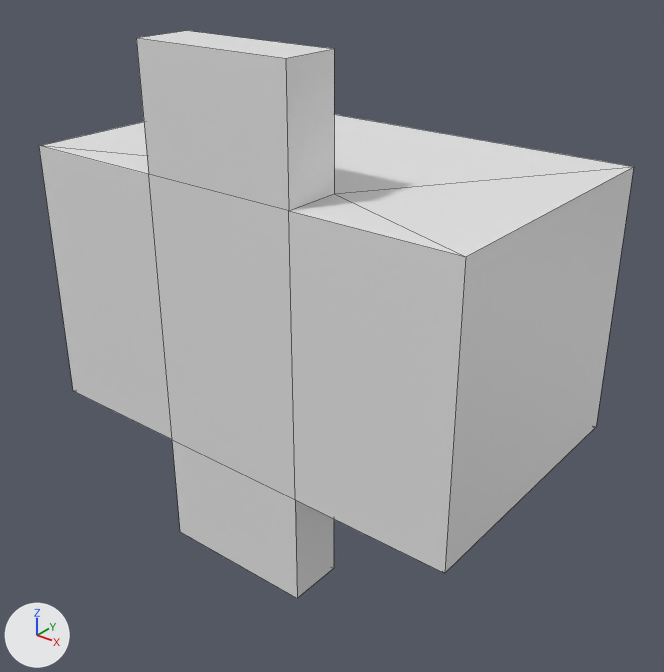
The OBJ model asset/T20_MoCap.obj: old version first, new version second.
One viewpoint serves both versions: a 50 mm lens placed at (56.9, -80.2, 45.0), pointed at (-4.0, -4.1, -2.2). Lighting does not change. The marker at lower left points along +X, +Y and +Z. The first picture is the older version. Mesh edges are drawn as thin lines. Where no turn or scale is listed for an object, it has been applied to the vertices. Vertices at exactly the same position are counted once.
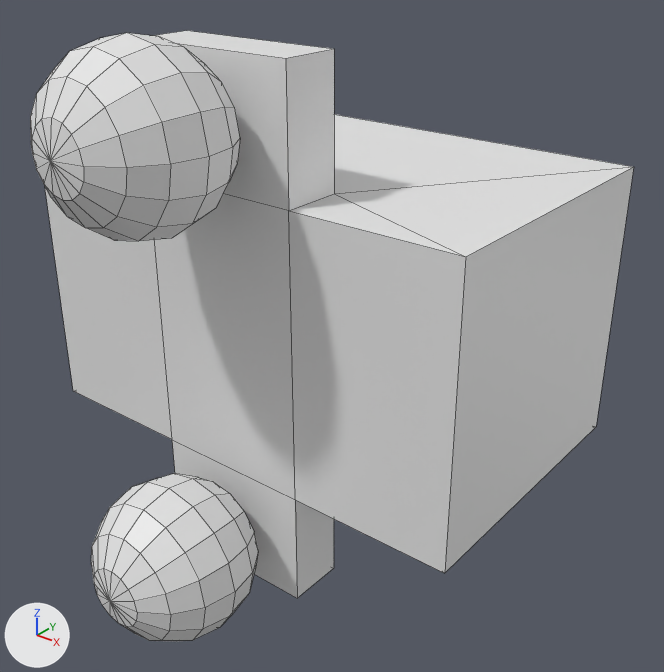
Commit message: [data] record T20_MoCap's marker points

Location of each change, [x1, y1, x2, y2] in pixels of the pictures (664 x 672 px):
'Mesh 0', reshaped (8% taller)
    before: [39, 31, 634, 598]
    after: [30, 31, 634, 641]
part 1 of me_mesh_0, added
    after: [30, 33, 240, 241]
part 2 of me_mesh_0, added
    after: [91, 473, 258, 641]

What changed in the scene script:
```text
Change me_mesh_0:
    used by ob_mesh_0; location = (0.0, 0.0, 0.0)
    remove me_mesh_0.from_pydata(...)  # 24 vertices, 27 faces; spans x -40.0..20.0, y -16.0..20.0, z -31.3..31.3
    add me_mesh_0.from_pydata(...)  # 252 vertices, 283 faces; spans x -40.0..20.0, y -35.0..20.0, z -33.6..33.7
    me_mesh_0 part 1: a new loose piece, a UV sphere (16 segments, 8 rings, poles along y) spanning x -19.5..-0.5, y -35.0..-16.0, z 14.7..33.7
    me_mesh_0 part 2: a new loose piece, a UV sphere (16 segments, 8 rings, poles along y) spanning x -19.5..-0.5, y -35.0..-16.0, z -33.6..-14.6
```
